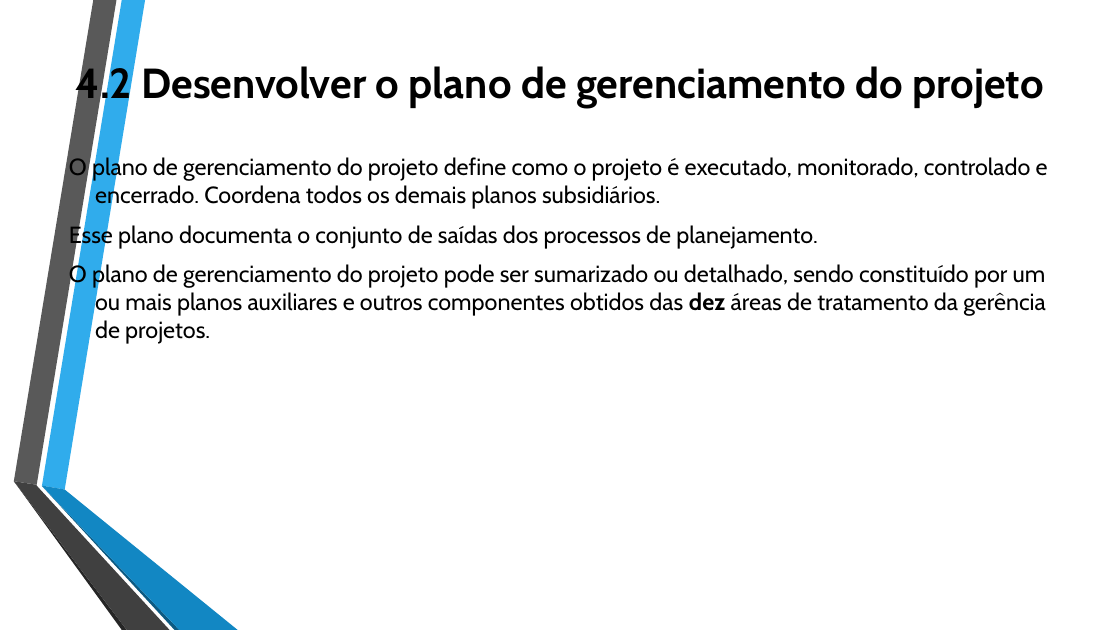
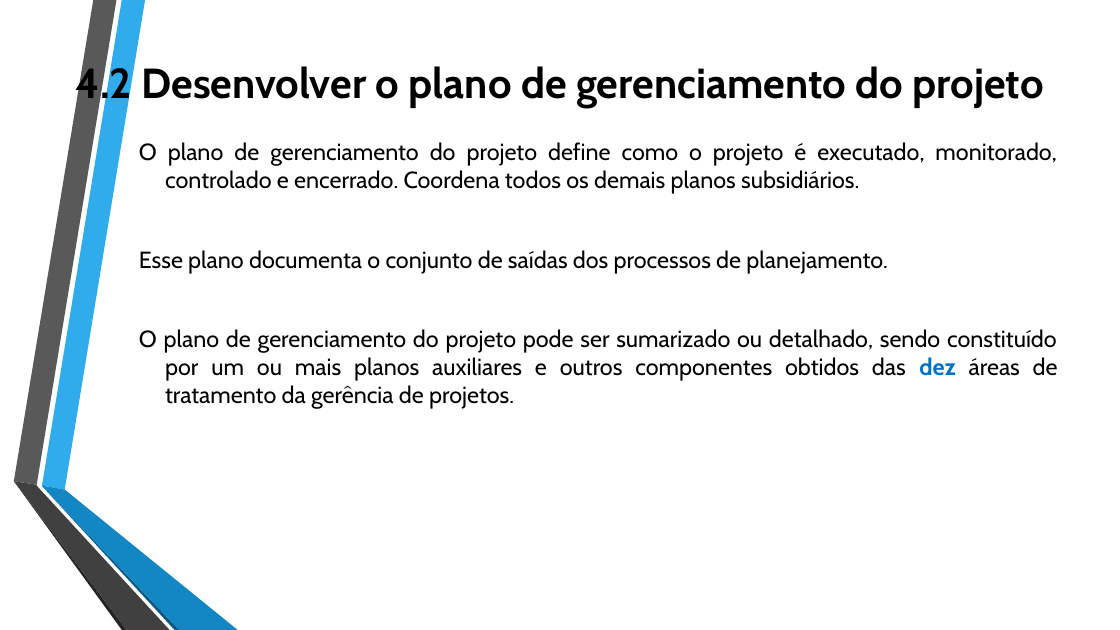
Before and after one commit to jharbes/ADMINISTRACAO-DE-REDES, a slide deck: slide 21 of RELATORIO PROVA P2/relatorio-pmbok-capitulo4-jharbes.pptx. Drawn at 1120x630 pixels with LibreOffice and Linux fonts; fonts in the diff are those of the drawing. Boxes give left, top, right and bottom in pixels: in the first picture for what was removed or moved away, otherwise in the second. Text is boxed around its words. In the diff, an @@ line names an element or a change of style, - is before the commit and + after.

```diff
--- a/RELATORIO PROVA P2/relatorio-pmbok-capitulo4-jharbes.pptx
+++ b/RELATORIO PROVA P2/relatorio-pmbok-capitulo4-jharbes.pptx
@@ text "O plano de gerenciamento do ...": place and size @@
-text "O plano de gerenciamento do ..." at (69, 155, 1048, 344)
+text "O plano de gerenciamento do ..." at (139, 142, 1058, 409)
@@ text "O plano de gerenciamento do ..." at (139, 142, 1058, 409): text colour #000000 to #0070C0 in "dez"; alignment left to justified @@
```
Also in this commit, not shown: 11 other slides changed.
